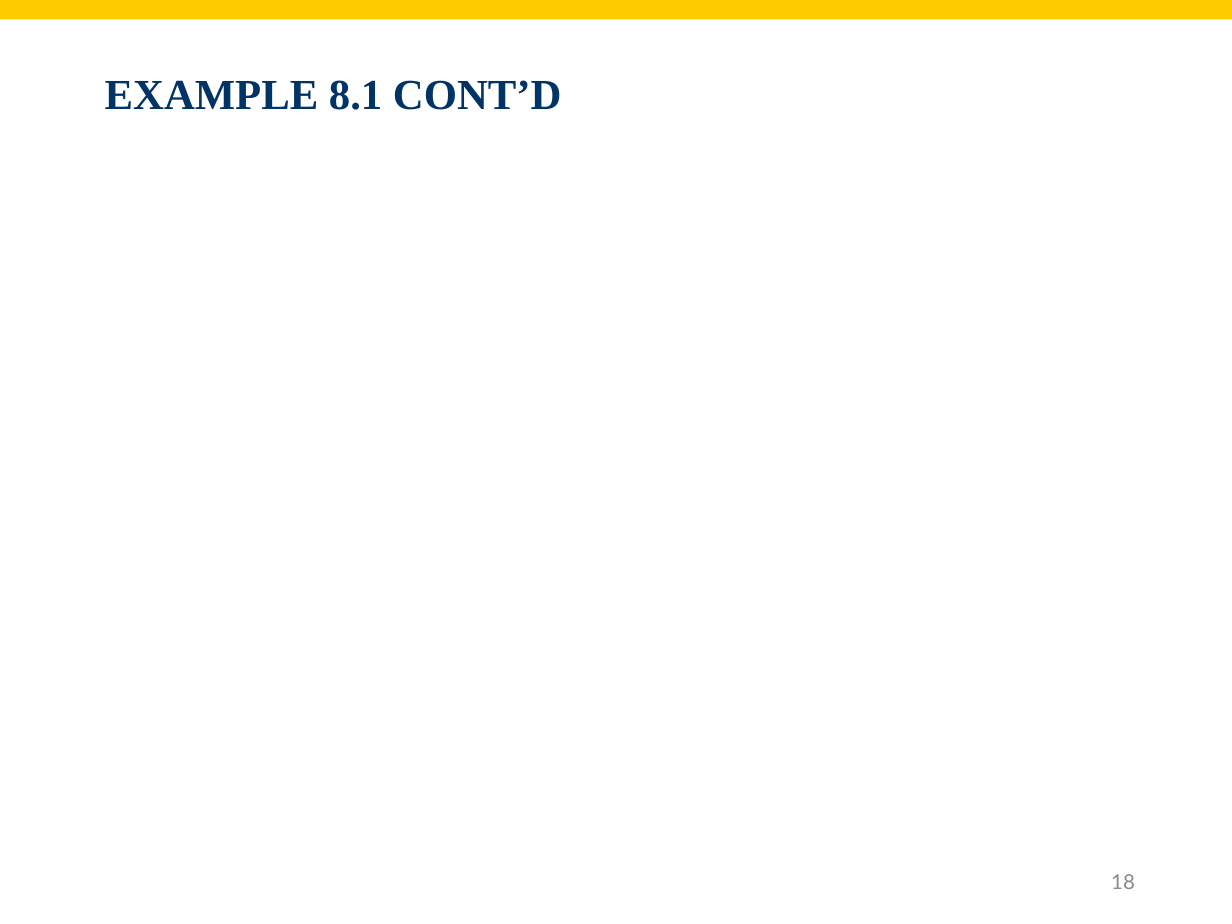
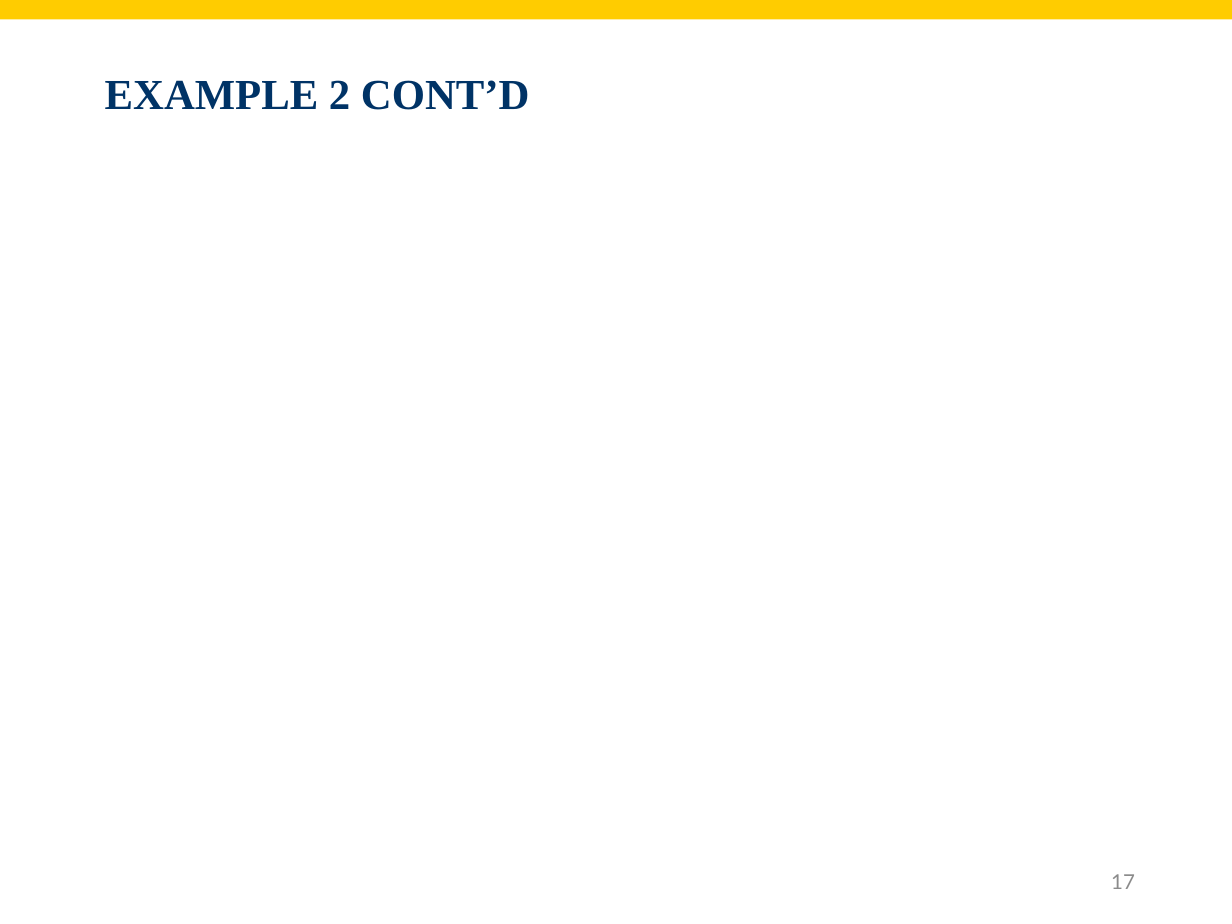
Before and after one commit to shnezam/BUAD1560, a slide deck: slide 17 of slides/pdf/Chapt9.pptx (slide 18 before the commit). Drawn at 1232x924 pixels with LibreOffice and Linux fonts; fonts in the diff are those of the drawing; grey boxes stand for pictures; background and template pictures are left out. Boxes give left, top, right and bottom in pixels: in the first picture for what was removed or moved away, otherwise in the second. Text is boxed around its words. In the diff, an @@ line names an element or a change of style, - is before the commit and + after.

```diff
--- a/slides/pdf/Chapt9.pptx
+++ b/slides/pdf/Chapt9.pptx
@@ title at <box>105,80,529,110</box>: text changed @@
-EXAMPLE 8.1 CONT’D
+EXAMPLE 2 CONT’D
@@ page number at <box>1111,874,1135,889</box>: text changed @@
-18
+17
```
Also in this commit, not shown: 2 other slides changed, 1 slide removed.
